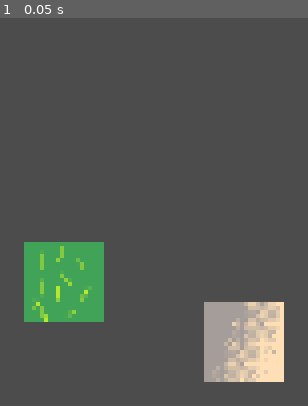
Above: before the commit, frame 1.
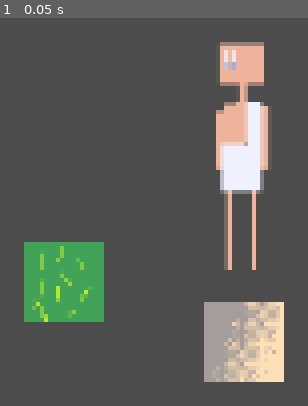
Above: after the commit, the same moment.

Repository: west-coast-gamers/pompeii-raptor
Game: Godot game, scene res://main.tscn
Two runs of this game, one before a commit and one after it. Both use one fixed random seed, a clock stepped at 60 frames per second and the inputs below.
Inputs:
- Up to frame 1 (0.05 s): no input

The runs differ from the first frame. In frame 1, 6.3% of the frame differs, in the area x 70-88%, y 6-65%.

Commit message:
Added BASIC BASIC BASIC hero…

Diff:
--- /dev/null
+++ b/hero.tscn
@@ -0,0 +1,9 @@
+[gd_scene load_steps=2 format=2]
+
+[ext_resource path="res://images/hero-01.png" type="Texture" id=1]
+
+[node name="hero" type="Node2D" index="0"]
+
+[node name="hero-01" type="Sprite" parent="." index="0"]
+
+texture = ExtResource( 1 )
--- a/main.tscn
+++ b/main.tscn
@@ -1,9 +1,10 @@
-[gd_scene load_steps=3 format=2]
+[gd_scene load_steps=4 format=2]
 
 [ext_resource path="res://grass.tscn" type="PackedScene" id=1]
 [ext_resource path="res://wall.tscn" type="PackedScene" id=2]
+[ext_resource path="res://hero.tscn" type="PackedScene" id=3]
 
-[node name="main" type="Node2D" index="0"]
+[node name="main" type="Node2D"]
 
 [node name="tiles" type="Node2D" parent="." index="0"]
 
@@ -14,3 +15,7 @@
 [node name="wall" parent="tiles" index="1" instance=ExtResource( 2 )]
 
 position = Vector2( 290.88, 221.069 )
+
+[node name="hero" parent="." index="1" instance=ExtResource( 3 )]
+
+position = Vector2( 289.218, 144.609 )
Binary file added: images/hero-01.png
Not shown, added: images/hero-01.png.import
